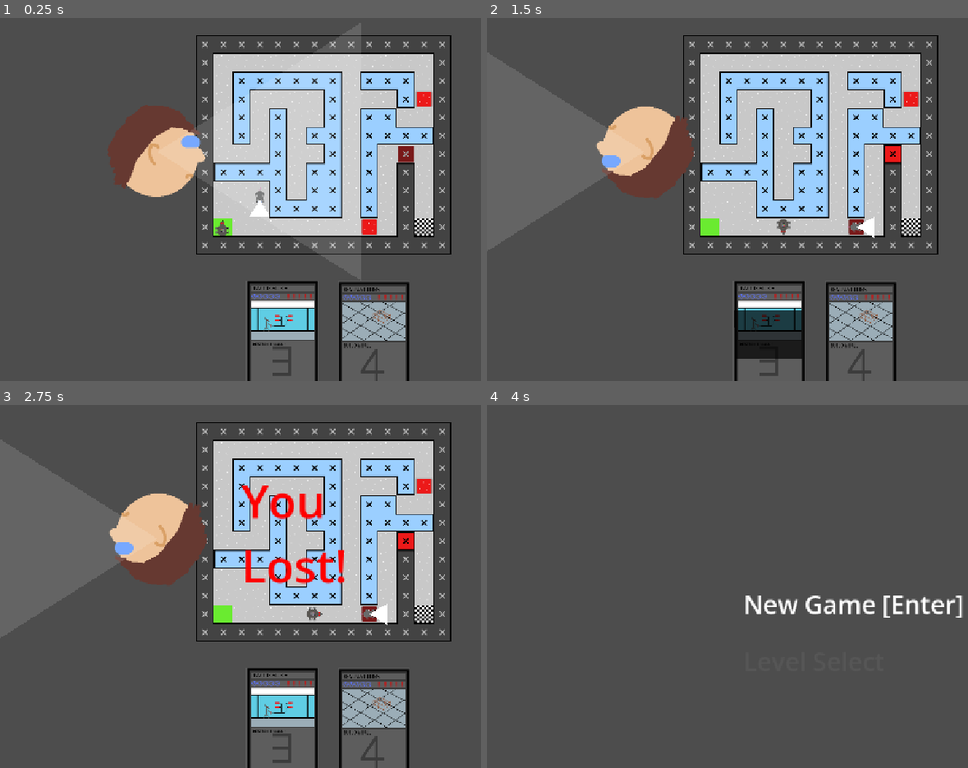
Above: before the commit, frames 1-4 (two rows, left to right).
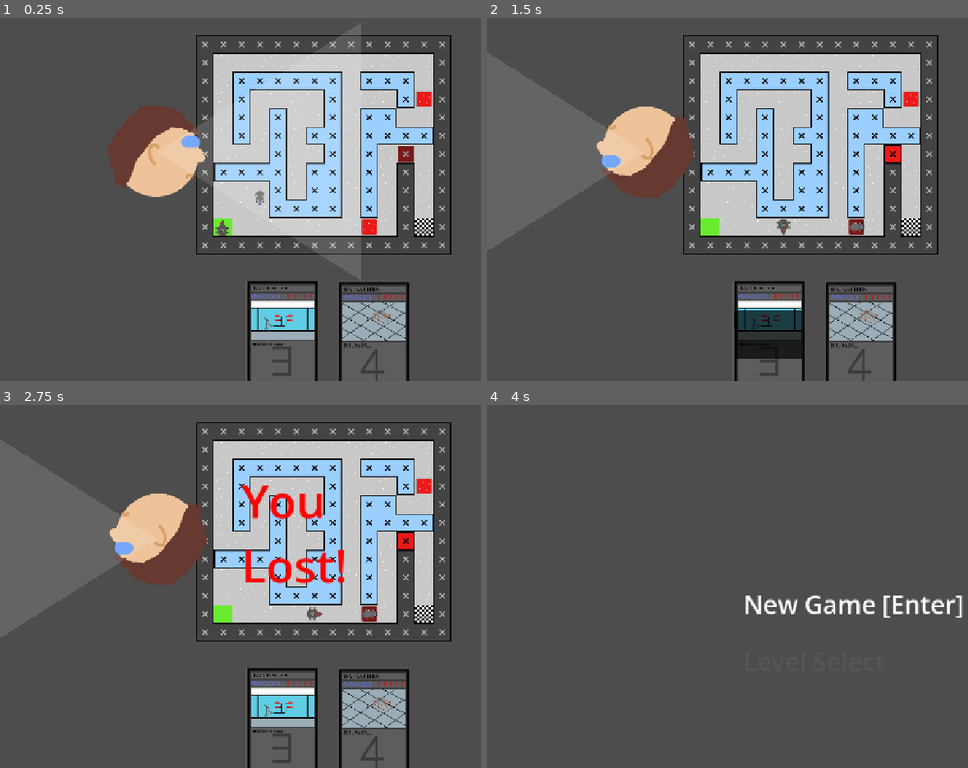
Above: after the commit, the same moments.

Repository: johannagroven/dontratmeout
Game: Godot game, scene res://main.tscn
The game is run twice, just before and just after one commit, with the same random seed, the same clock (stepped at 60 frames per second) and the same inputs. This scene is started directly instead of the project's main scene.
Inputs:
- Up to frame 1 (0.25 s): no input
- Up to frame 2 (1.5 s): tap Enter at 0.5 s; hold Right (ui_right) 0.53-1.28 s; tap 3 at 0.6, 1.35 s; hold Down (ui_down) from 1.28 s (still down)
- Up to frame 3 (2.75 s): release Down (ui_down) at 2.03 s; hold Right (ui_right) from 2.03 s (still down); tap 4 at 2.1 s; tap 3 at 2.3 s
- Up to frame 4 (4 s): release Right (ui_right) at 2.78 s; hold Up (ui_up) 2.78-3.53 s; tap Enter at 2.85 s; tap 3 at 3.05, 3.6 s; tap Space at 3.5 s; hold Left (ui_left) from 3.53 s (still down)

The runs differ from the first frame. In frame 1, 0.1% of the frame differs, in the area x 51-56%, y 50-55%; in frame 2, 0.1%, in the area x 76-81%, y 54-61%; in frame 3, 0.1%; in frame 4, nothing differs.

Commit message:
Add sound effects

Diff:
--- a/character.gd
+++ b/character.gd
@@ -60,15 +60,17 @@
 	# Reset to correct motion mode. (in case script is applied without setting motion mode)
 	motion_mode = MOTION_MODE_FLOATING
 
+var soundPlayer
+
 
 func _ready() -> void:
 	# Initialize interpolate-from position as starting position rather than zero.
 	_previous_position = global_position
 	wallAbility = get_node("../WallBreak")
 	buildAbility = get_node("../BuildWall")
-
 	wallAbility.changeCard(3)
 	buildAbility.changeCard(4)
+	soundPlayer = get_node("AudioStreamPlayer2D")
 
 
 	# Convert desired movement speed into a discrete number of physics ticks per cell traveled.
@@ -219,6 +221,9 @@
 		tile_map.set_cell(0,p_map_position,11,Vector2i(1,0))
 		tile_map.disableRed()
 		tile_map.populateAstarGrid()
+		var soundEffect = load("res://assets/audio/button.mp3")
+		soundPlayer.stream = soundEffect
+		soundPlayer.play()
 	return tile_data.get_collision_polygons_count(0) < 1
 
 func _input(event):
@@ -238,6 +243,9 @@
 				if tile.get_custom_data("is_breakable"):
 					tile_map.set_cell(0,next_map_position,5,Vector2i(0,0))
 					tile_map.populateAstarGrid()
+				var soundEffect = load("res://assets/audio/wallbreak.mp3")
+				soundPlayer.stream = soundEffect
+				soundPlayer.play()
 		if event.keycode == KEY_4:
 			if watched:
 				set_state(STATES.LOST)
--- a/character.tscn
+++ b/character.tscn
@@ -83,3 +83,5 @@
 offset_bottom = 49.0
 theme_override_font_sizes/font_size = 80
 label_settings = SubResource("LabelSettings_pjt0s")
+
+[node name="AudioStreamPlayer2D" type="AudioStreamPlayer2D" parent="." unique_id=60477225]
--- a/mob.gd
+++ b/mob.gd
@@ -49,11 +49,12 @@
 	# Reset to correct motion mode. (in case script is applied without setting motion mode)
 	motion_mode = MOTION_MODE_FLOATING
 
+var soundPlayer
 
 func _ready() -> void:
 	# Initialize interpolate-from position as starting position rather than zero.
 	_previous_position = global_position
-
+	soundPlayer = get_node("AudioStreamPlayer2D")
 	# Convert desired movement speed into a discrete number of physics ticks per cell traveled.
 	# For example, if physics_ticks_per_second is 60 (default) and tiles_per_second is 6,
 	# we will spread the move between cells across 10 physics ticks.
@@ -186,6 +187,10 @@
 		tile_map.disableRed()
 		tile_map.populateAstarGrid()
 		get_node("/root/main/mouse").setPath()
+		var soundEffect = load("res://assets/audio/button.mp3")
+		soundPlayer.stream = soundEffect
+		soundPlayer.play()
+
 	return tile_data.get_collision_polygons_count(0) < 1
 
 func follow_path():
--- a/mouse.tscn
+++ b/mouse.tscn
@@ -59,4 +59,7 @@
 shape = SubResource("RectangleShape2D_ujape")
 
 [node name="Polygon2D" type="Polygon2D" parent="." unique_id=1438272949]
+visible = false
 polygon = PackedVector2Array(0, 0, 31, -18, 31, 19)
+
+[node name="AudioStreamPlayer2D" type="AudioStreamPlayer2D" parent="." unique_id=1211686115]
--- a/scientist.gd
+++ b/scientist.gd
@@ -52,7 +52,6 @@
 
 func update():
 	timer -=1
-	print(timer)
 	if timer < 0:
 		timer = turntime
 		if facing==FACINGS.RIGHT:
Not shown: 1 places in character.tscn that only renumber resources
Not shown: 1 places in mouse.tscn that only renumber resources
Not shown, added: assets/audio/button.mp3
Not shown, added: assets/audio/wallbreak.mp3
